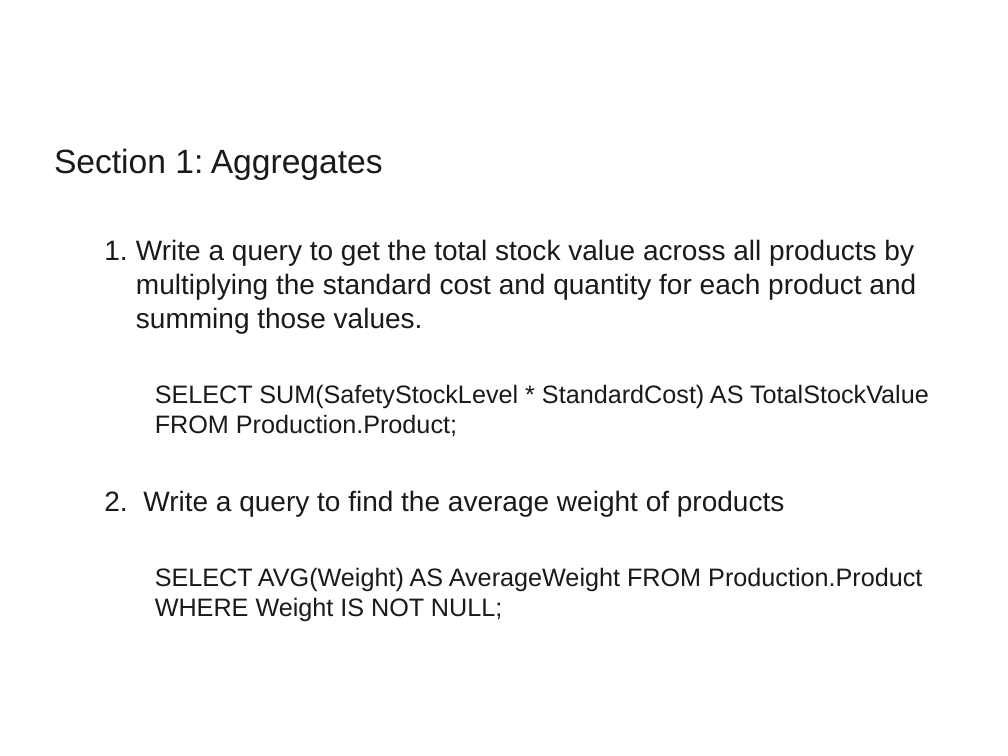
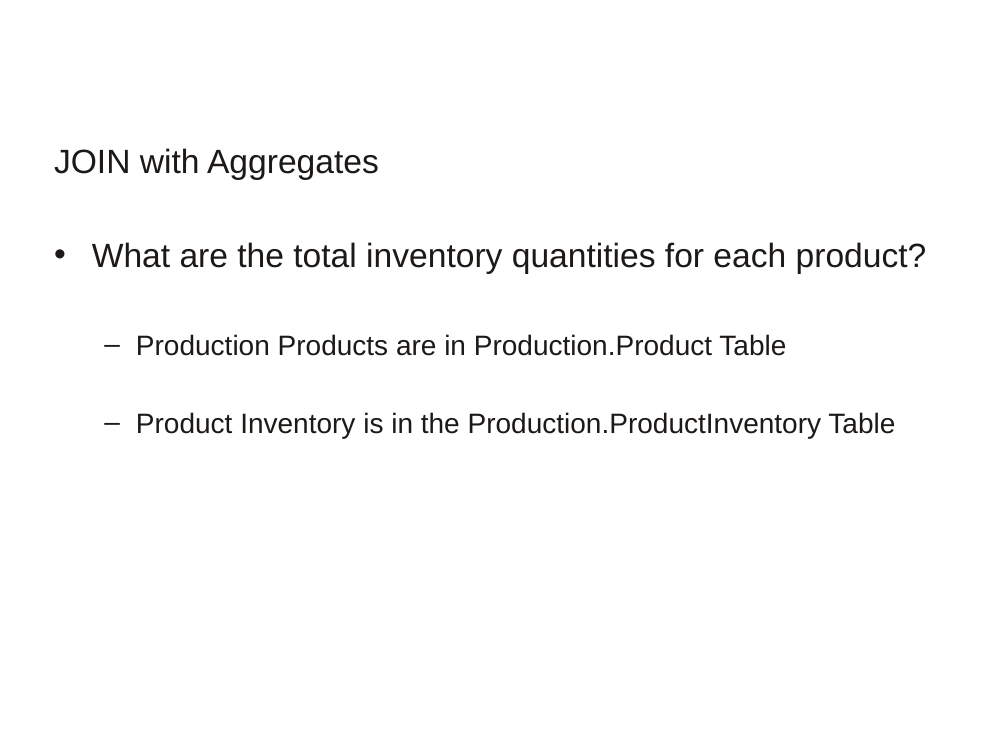
Before and after one commit to a099954/ABC-Program, a slide deck: slide 58 of SQL/06-joins - Final.pptx (slide 51 before the commit). Drawn at 1008x756 pixels with LibreOffice and Linux fonts; fonts in the diff are those of the drawing; background and template pictures are left out. Boxes give left, top, right and bottom in pixels: in the first picture for what was removed or moved away, otherwise in the second. Text is boxed around its words. In the diff, an @@ line names an element or a change of style, - is before the commit and + after.

```diff
--- a/SQL/06-joins - Final.pptx
+++ b/SQL/06-joins - Final.pptx
@@ text at [54,148,927,438]: text changed @@
-Section 1: Aggregates
-  1. Write a query to get the total stock value across all products by multiplying the standard cost and quantity for each product and summing those values.
-    SELECT SUM(SafetyStockLevel * StandardCost) AS TotalStockValue FROM Production.Product;
-  2. Write a query to find the average weight of products
-    SELECT AVG(Weight) AS AverageWeight FROM Production.Product WHERE Weight IS NOT NULL;
+JOIN with Aggregates
+• What are the total inventory quantities for each product?
+  – Production Products are in Production.Product Table
+  – Product Inventory is in the Production.ProductInventory Table
```
Also in this commit, not shown: 2 other slides changed, 7 slides added, 3 slides removed.
